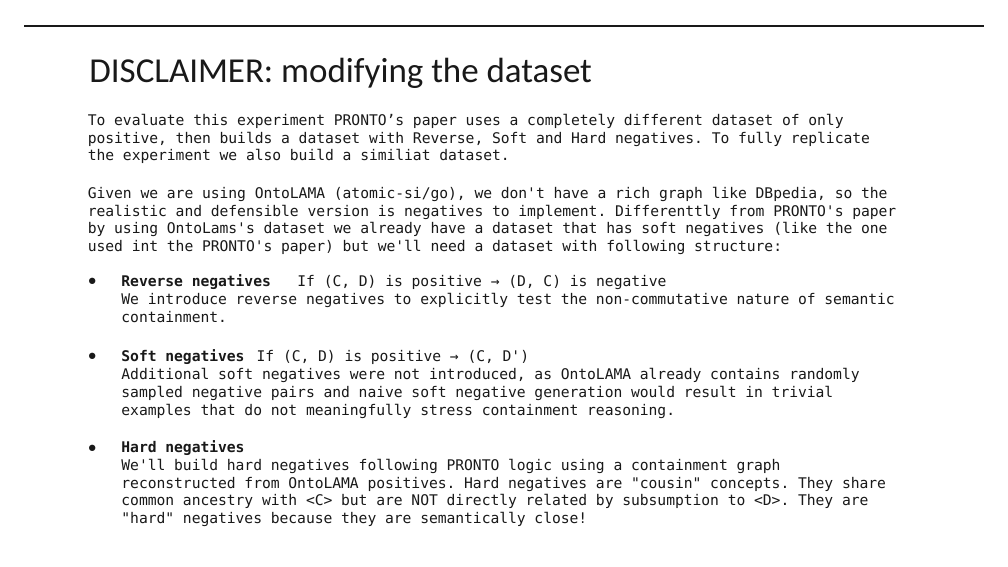
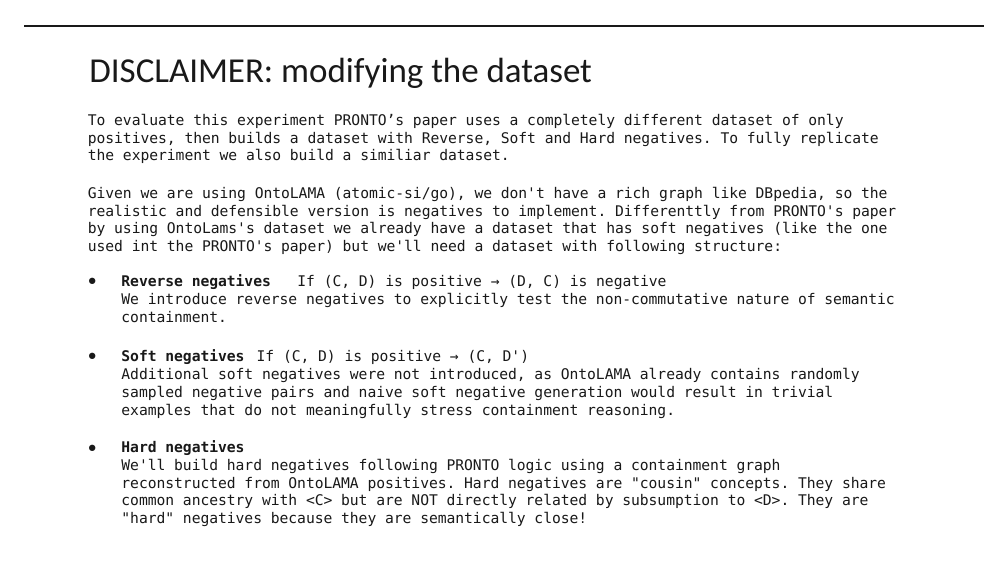
Before and after one commit to VR3ED/data-semantics-project, a slide deck: slide 13 of presentazione progetto.pptx. Drawn at 1008x567 pixels with LibreOffice and Linux fonts; fonts in the diff are those of the drawing; background and template pictures are left out. Boxes give left, top, right and bottom in pixels: in the first picture for what was removed or moved away, otherwise in the second. Text is boxed around its words. In the diff, an @@ line names an element or a change of style, - is before the commit and + after.

```diff
--- a/presentazione progetto.pptx
+++ b/presentazione progetto.pptx
@@ text at (x1=88, y1=113, x2=879, y2=163): text changed @@
-To evaluate this experiment PRONTO’s paper uses a completely different dataset of only positive, then builds a dataset with Reverse, Soft and Hard negatives. To fully replicate the experiment we also build a similiat dataset.
+To evaluate this experiment PRONTO’s paper uses a completely different dataset of only positives, then builds a dataset with Reverse, Soft and Hard negatives. To fully replicate the experiment we also build a similiar dataset.
```
Also in this commit, not shown: 10 other slides changed, 1 other file.
